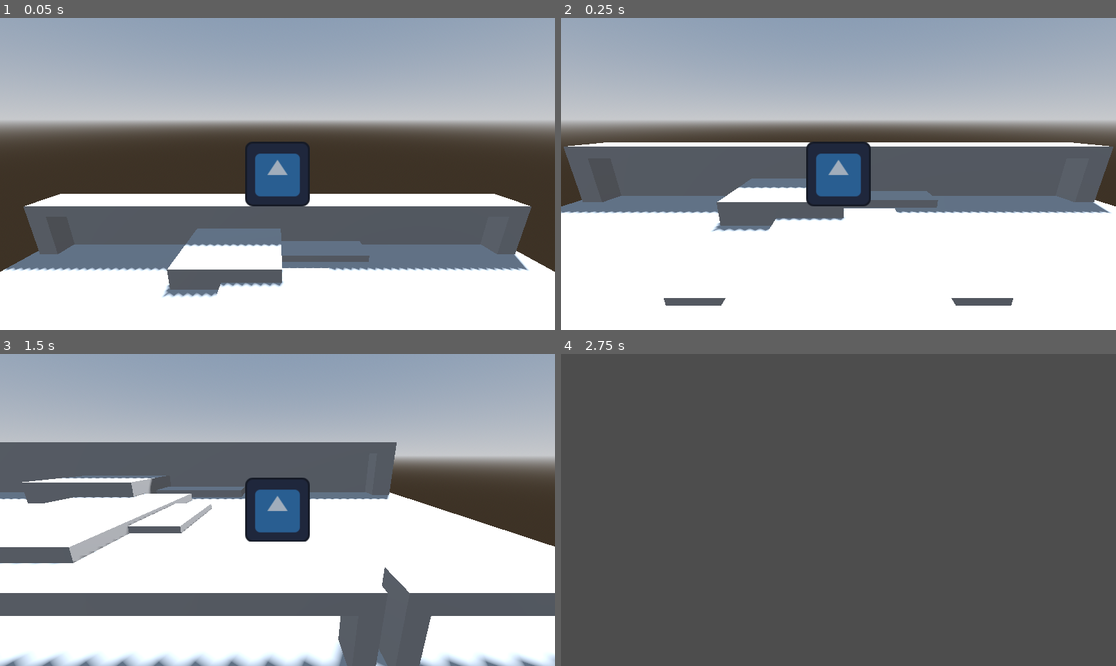
Above: before the commit, frames 1-4 (two rows, left to right).
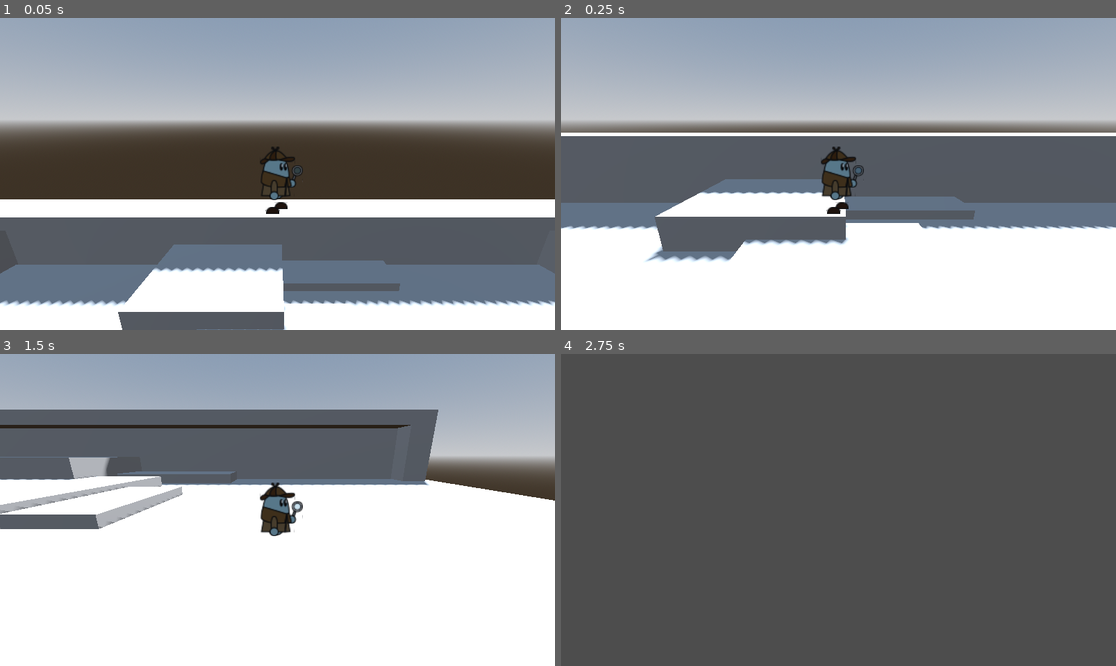
Above: after the commit, the same moments.

Repository: smolblockboi/shapes
Game: Godot game, scene res://levels/level.tscn
The game is run twice, just before and just after one commit, with the same random seed, the same clock (stepped at 60 frames per second) and the same inputs. The engine's default icon, where the game draws it, is replaced by a stand-in: a white triangle on a blue panel in a dark square.
Inputs:
- Up to frame 1 (0.05 s): no input
- Up to frame 2 (0.25 s): no input
- Up to frame 3 (1.5 s): tap Enter (ui_accept) at 0.5, 0.77 s; hold Right (ui_right) 0.53-1.28 s; hold Down (ui_down) from 1.28 s (still down)
- Up to frame 4 (2.75 s): tap Enter (ui_accept) at 1.52 s; release Down (ui_down) at 2.03 s; hold Right (ui_right) from 2.03 s (still down)

The runs differ from the first frame. In frame 1, 27% of the frame differs, in the area x 0-100%, y 39-100%; in frame 2, 18%; in frame 3, 34%, in the area x 0-100%, y 17-100%; in frame 4, nothing differs.

Commit message:
Character WIP

Diff:
--- a/characters/character.gd
+++ b/characters/character.gd
@@ -1,5 +1,8 @@
 extends CharacterBody3D
 class_name Character
+
+
+@onready var body = $Body
 
 var input_dir : Vector2 = Vector2.ZERO
 var gravity : float = ProjectSettings.get_setting("physics/3d/default_gravity") * 0.5
@@ -7,8 +10,13 @@
 @export var move_speed : float = 200.0
 @export var jump_power : float = gravity * 1.5
 
+var camera_ref : Camera3D
+
 
 func _physics_process(delta):
+	if camera_ref:
+		body.rotation_degrees = camera_ref.get_parent().rotation_degrees
+
 	get_inputs(delta)
 
 	move_and_slide()
--- a/characters/character.tscn
+++ b/characters/character.tscn
@@ -1,19 +1,264 @@
-[gd_scene load_steps=4 format=3 uid="uid://bsnnqx75wnnpy"]
-
-[ext_resource type="Texture2D" uid="uid://bs6wflrgyppyo" path="res://icon.svg" id="1_5aq7h"]
+[gd_scene load_steps=11 format=3 uid="uid://bsnnqx75wnnpy"]
+
 [ext_resource type="Script" path="res://characters/character.gd" id="1_b311e"]
-
-[sub_resource type="SphereShape3D" id="SphereShape3D_sujg4"]
-radius = 0.3
+[ext_resource type="Texture2D" uid="uid://cc0ajxjjreecs" path="res://sprites/oblong/body.png" id="2_vnkum"]
+[ext_resource type="Texture2D" uid="uid://lvpye8j8rbh0" path="res://sprites/oblong/armR.png" id="3_dc32w"]
+[ext_resource type="Texture2D" uid="uid://1i6nckjn5os1" path="res://sprites/oblong/armL.png" id="4_v2mx5"]
+[ext_resource type="Texture2D" uid="uid://cgbpkodotp7iq" path="res://sprites/oblong/foot.png" id="5_krpei"]
+
+[sub_resource type="CapsuleShape3D" id="CapsuleShape3D_hki4i"]
+radius = 0.0536855
+height = 0.264119
+
+[sub_resource type="Animation" id="Animation_wt6oo"]
+resource_name = "idle"
+length = 0.6
+loop_mode = 1
+tracks/0/type = "value"
+tracks/0/imported = false
+tracks/0/enabled = true
+tracks/0/path = NodePath("Body:position")
+tracks/0/interp = 1
+tracks/0/loop_wrap = true
+tracks/0/keys = {
+"times": PackedFloat32Array(0, 0.3),
+"transitions": PackedFloat32Array(1, 1),
+"update": 0,
+"values": [Vector3(0, 0, 0), Vector3(0, -0.01, 0)]
+}
+tracks/1/type = "value"
+tracks/1/imported = false
+tracks/1/enabled = true
+tracks/1/path = NodePath("Body/FootR:position")
+tracks/1/interp = 1
+tracks/1/loop_wrap = true
+tracks/1/keys = {
+"times": PackedFloat32Array(0, 0.3),
+"transitions": PackedFloat32Array(1, 1),
+"update": 0,
+"values": [Vector3(0.036, -0.248, -0.07), Vector3(0.036, -0.238, -0.07)]
+}
+tracks/2/type = "value"
+tracks/2/imported = false
+tracks/2/enabled = true
+tracks/2/path = NodePath("Body/FootL:position")
+tracks/2/interp = 1
+tracks/2/loop_wrap = true
+tracks/2/keys = {
+"times": PackedFloat32Array(0, 0.3),
+"transitions": PackedFloat32Array(1, 1),
+"update": 0,
+"values": [Vector3(-0.049, -0.248, 0.05), Vector3(-0.049, -0.238, 0.05)]
+}
+tracks/3/type = "value"
+tracks/3/imported = false
+tracks/3/enabled = true
+tracks/3/path = NodePath("Body/ArmL:rotation")
+tracks/3/interp = 1
+tracks/3/loop_wrap = true
+tracks/3/keys = {
+"times": PackedFloat32Array(0, 0.3),
+"transitions": PackedFloat32Array(1, 1),
+"update": 0,
+"values": [Vector3(0, 0, 0), Vector3(0, 0, -0.174533)]
+}
+tracks/4/type = "value"
+tracks/4/imported = false
+tracks/4/enabled = true
+tracks/4/path = NodePath("Body/ArmR:rotation")
+tracks/4/interp = 1
+tracks/4/loop_wrap = true
+tracks/4/keys = {
+"times": PackedFloat32Array(0, 0.3),
+"transitions": PackedFloat32Array(1, 1),
+"update": 0,
+"values": [Vector3(0, 0, 0), Vector3(0, 0, 0.0872665)]
+}
+
+[sub_resource type="Animation" id="Animation_7jm8j"]
+length = 0.001
+tracks/0/type = "value"
+tracks/0/imported = false
+tracks/0/enabled = true
+tracks/0/path = NodePath("Body:position")
+tracks/0/interp = 1
+tracks/0/loop_wrap = true
+tracks/0/keys = {
+"times": PackedFloat32Array(0),
+"transitions": PackedFloat32Array(1),
+"update": 0,
+"values": [Vector3(0, 0, 0)]
+}
+tracks/1/type = "value"
+tracks/1/imported = false
+tracks/1/enabled = true
+tracks/1/path = NodePath("Body/FootR:position")
+tracks/1/interp = 1
+tracks/1/loop_wrap = true
+tracks/1/keys = {
+"times": PackedFloat32Array(0),
+"transitions": PackedFloat32Array(1),
+"update": 0,
+"values": [Vector3(0.036, -0.248, -0.07)]
+}
+tracks/2/type = "value"
+tracks/2/imported = false
+tracks/2/enabled = true
+tracks/2/path = NodePath("Body/FootL:position")
+tracks/2/interp = 1
+tracks/2/loop_wrap = true
+tracks/2/keys = {
+"times": PackedFloat32Array(0),
+"transitions": PackedFloat32Array(1),
+"update": 0,
+"values": [Vector3(-0.049, -0.248, 0.05)]
+}
+tracks/3/type = "value"
+tracks/3/imported = false
+tracks/3/enabled = true
+tracks/3/path = NodePath("Body/ArmL:rotation")
+tracks/3/interp = 1
+tracks/3/loop_wrap = true
+tracks/3/keys = {
+"times": PackedFloat32Array(0),
+"transitions": PackedFloat32Array(1),
+"update": 0,
+"values": [Vector3(0, 0, 0)]
+}
+tracks/4/type = "value"
+tracks/4/imported = false
+tracks/4/enabled = true
+tracks/4/path = NodePath("Body/ArmR:rotation")
+tracks/4/interp = 1
+tracks/4/loop_wrap = true
+tracks/4/keys = {
+"times": PackedFloat32Array(0),
+"transitions": PackedFloat32Array(1),
+"update": 0,
+"values": [Vector3(0, 0, 0)]
+}
+tracks/5/type = "value"
+tracks/5/imported = false
+tracks/5/enabled = true
+tracks/5/path = NodePath("Body/FootR:rotation")
+tracks/5/interp = 1
+tracks/5/loop_wrap = true
+tracks/5/keys = {
+"times": PackedFloat32Array(0),
+"transitions": PackedFloat32Array(1),
+"update": 0,
+"values": [Vector3(0, 0, 0)]
+}
+
+[sub_resource type="Animation" id="Animation_418cv"]
+resource_name = "run"
+length = 0.4
+loop_mode = 1
+tracks/0/type = "value"
+tracks/0/imported = false
+tracks/0/enabled = true
+tracks/0/path = NodePath("Body:position")
+tracks/0/interp = 1
+tracks/0/loop_wrap = true
+tracks/0/keys = {
+"times": PackedFloat32Array(0, 0.2),
+"transitions": PackedFloat32Array(1, 1),
+"update": 0,
+"values": [Vector3(0, 0, 0), Vector3(0, 0.02, 0)]
+}
+tracks/1/type = "value"
+tracks/1/imported = false
+tracks/1/enabled = true
+tracks/1/path = NodePath("Body/FootL:position")
+tracks/1/interp = 1
+tracks/1/loop_wrap = true
+tracks/1/keys = {
+"times": PackedFloat32Array(0),
+"transitions": PackedFloat32Array(1),
+"update": 0,
+"values": [Vector3(-0.049, -0.248, 0.05)]
+}
+tracks/2/type = "value"
+tracks/2/imported = false
+tracks/2/enabled = true
+tracks/2/path = NodePath("Body/ArmL:rotation")
+tracks/2/interp = 1
+tracks/2/loop_wrap = true
+tracks/2/keys = {
+"times": PackedFloat32Array(0),
+"transitions": PackedFloat32Array(1),
+"update": 0,
+"values": [Vector3(0, 0, 0)]
+}
+tracks/3/type = "value"
+tracks/3/imported = false
+tracks/3/enabled = true
+tracks/3/path = NodePath("Body/ArmR:rotation")
+tracks/3/interp = 1
+tracks/3/loop_wrap = true
+tracks/3/keys = {
+"times": PackedFloat32Array(0),
+"transitions": PackedFloat32Array(1),
+"update": 0,
+"values": [Vector3(0, 0, 0)]
+}
+tracks/4/type = "value"
+tracks/4/imported = false
+tracks/4/enabled = true
+tracks/4/path = NodePath("Body/FootR:rotation")
+tracks/4/interp = 1
+tracks/4/loop_wrap = true
+tracks/4/keys = {
+"times": PackedFloat32Array(0, 0.2),
+"transitions": PackedFloat32Array(1, 1),
+"update": 0,
+"values": [Vector3(0, 0, 0), Vector3(0, 0, 0.349066)]
+}
+
+[sub_resource type="AnimationLibrary" id="AnimationLibrary_npuay"]
+_data = {
+"RESET": SubResource("Animation_7jm8j"),
+"idle": SubResource("Animation_wt6oo"),
+"run": SubResource("Animation_418cv")
+}
 
 [node name="Character" type="CharacterBody3D"]
 script = ExtResource("1_b311e")
 
 [node name="CollisionShape3D" type="CollisionShape3D" parent="."]
-shape = SubResource("SphereShape3D_sujg4")
-
-[node name="Sprite3D" type="Sprite3D" parent="."]
+transform = Transform3D(1, 0, 0, 0, 1, 0, 0, 0, 1, 0, -0.0159588, 0)
+shape = SubResource("CapsuleShape3D_hki4i")
+
+[node name="Body" type="Sprite3D" parent="."]
 transform = Transform3D(0.5, 0, 0, 0, 0.5, 0, 0, 0, 0.5, 0, 0, 0)
-billboard = 1
-shaded = true
-texture = ExtResource("1_5aq7h")
+shaded = true
+texture = ExtResource("2_vnkum")
+
+[node name="ArmR" type="Sprite3D" parent="Body"]
+transform = Transform3D(1, 0, 0, 0, 1, 0, 0, 0, 1, 0.0112452, -0.081, -0.05)
+offset = Vector2(11, 4)
+shaded = true
+texture = ExtResource("3_dc32w")
+
+[node name="ArmL" type="Sprite3D" parent="Body"]
+transform = Transform3D(1, 0, 0, 0, 1, 0, 0, 0, 1, -0.032, -0.069, 0.07)
+offset = Vector2(0, -7.5)
+shaded = true
+texture = ExtResource("4_v2mx5")
+
+[node name="FootR" type="Sprite3D" parent="Body"]
+transform = Transform3D(1, 0, 0, 0, 1, 0, 0, 0, 1, 0.036, -0.248, -0.07)
+offset = Vector2(0, -12)
+shaded = true
+texture = ExtResource("5_krpei")
+
+[node name="FootL" type="Sprite3D" parent="Body"]
+transform = Transform3D(1, 0, 0, 0, 1, 0, 0, 0, 1, -0.049, -0.248, 0.05)
+offset = Vector2(0, -12)
+shaded = true
+texture = ExtResource("5_krpei")
+
+[node name="AnimationPlayer" type="AnimationPlayer" parent="."]
+libraries = {
+"": SubResource("AnimationLibrary_npuay")
+}
--- a/levels/level.tscn
+++ b/levels/level.tscn
@@ -36,7 +36,6 @@
 [node name="SpringArm3D" type="SpringArm3D" parent="Player"]
 transform = Transform3D(1, 0, 0, 0, 0.965926, 0.258819, 0, -0.258819, 0.965926, 0, 0, 0)
 collision_mask = 0
-spring_length = 2.0
 
 [node name="Camera3D" type="Camera3D" parent="Player/SpringArm3D"]
 
Binary file added: level0.bin
Not shown, changed: sprites/oblong/armL.png.import
Not shown, changed: sprites/oblong/armR.png.import
Not shown, changed: sprites/oblong/body.png.import
Not shown, changed: sprites/oblong/foot.png.import
